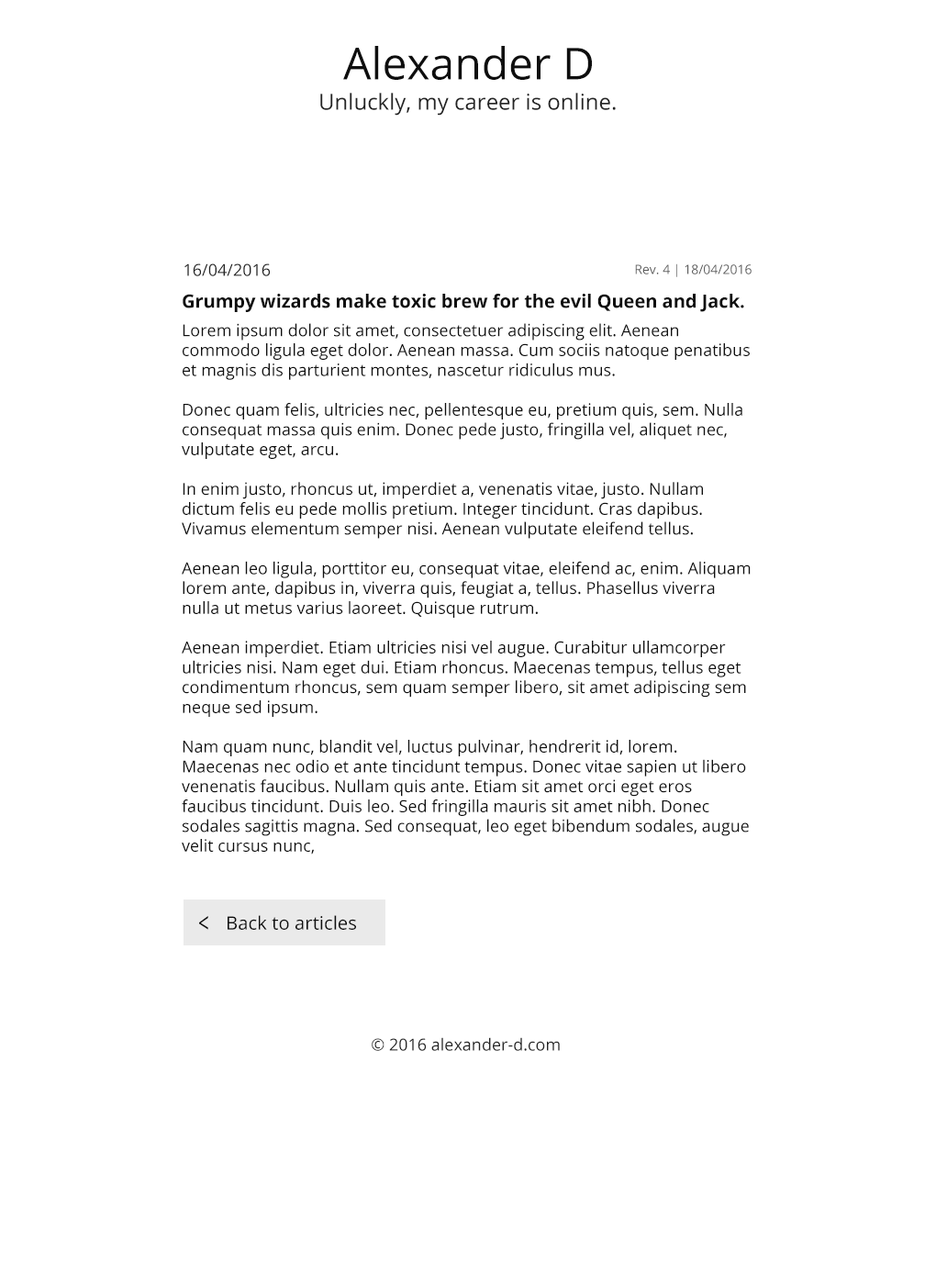
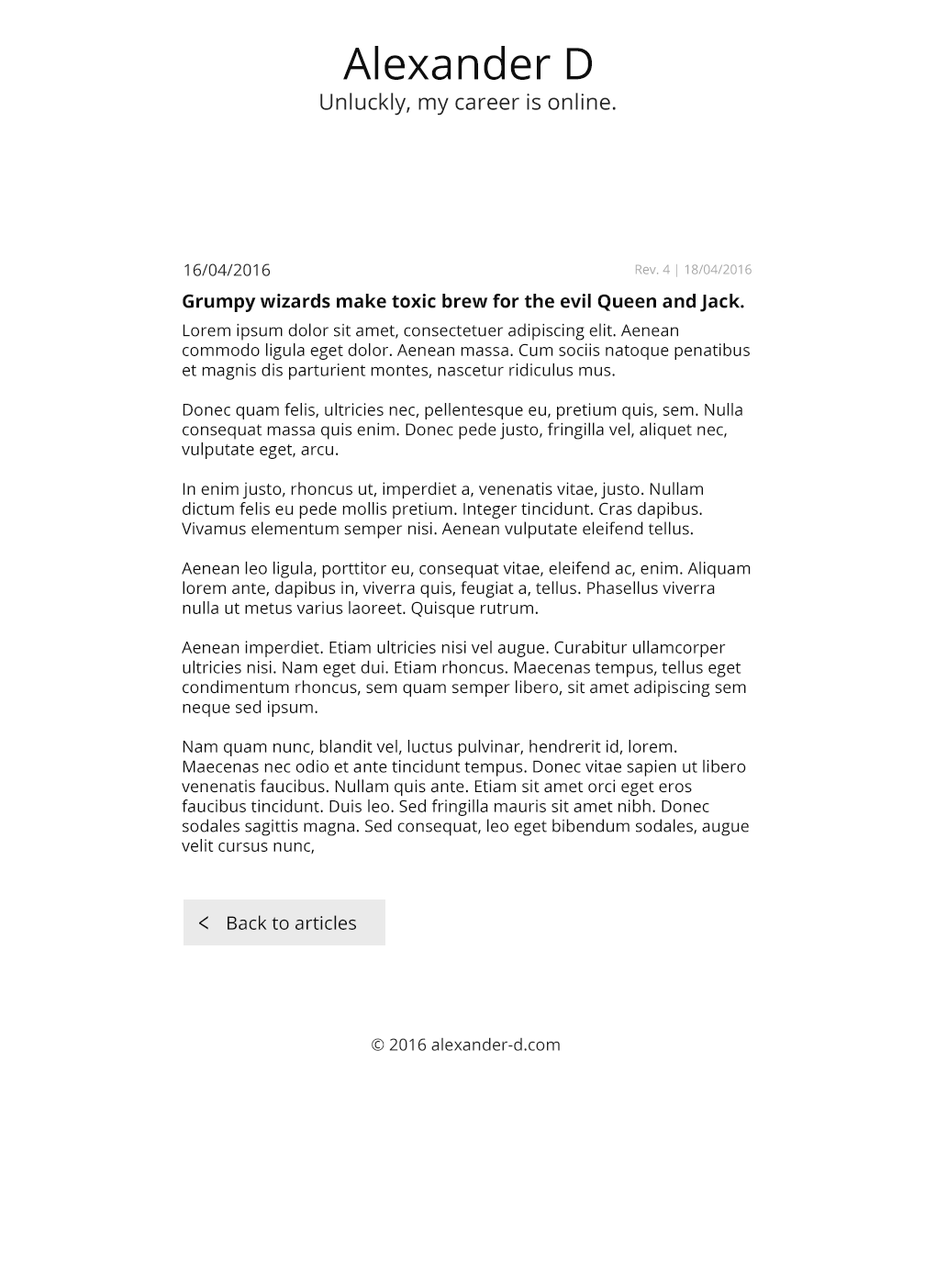
Two versions of the same layered image (936 x 1285). Layer-by-layer changes:
"Revision": opacity 100% → 50%, painted on it over (635, 263, 752, 278)
